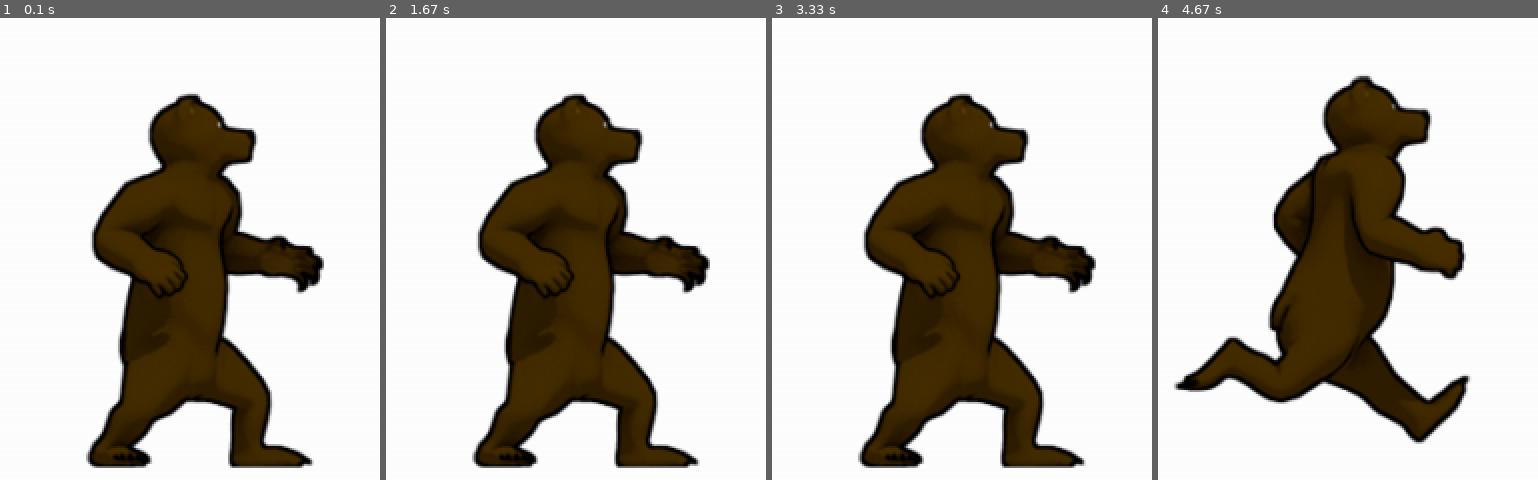
Above: before the commit, frames 1-4 (left to right).
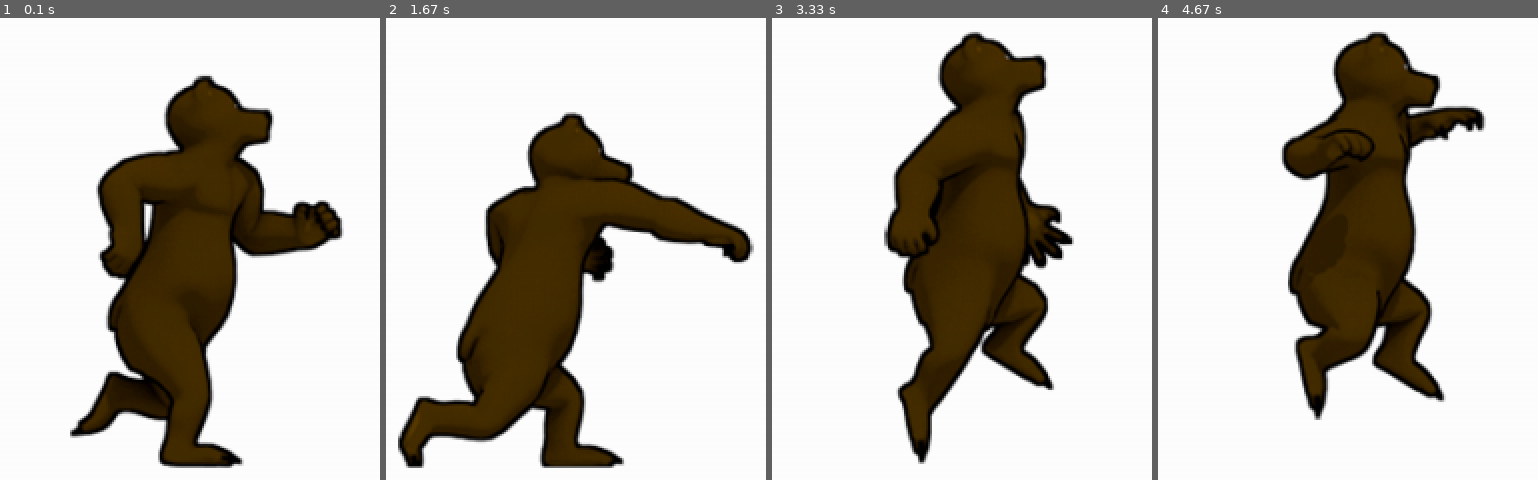
Above: after the commit, the same moments.

Repository: Kris1100/Yandex_PyGame_project
Game: pygame game, started from animation.py
The game is run twice, just before and just after one commit, with the same random seed, the same clock (stepped at 60 frames per second) and the same inputs.
Inputs:
- Up to frame 1 (0.1 s): no input
- Up to frame 2 (1.67 s): hold Up 0.33-0.8 s; hold Q 0.83-1.3 s; hold Right 0.83-1.3 s
- Up to frame 3 (3.33 s): hold Up 1.83-2.2 s; hold Right 2.23-2.87 s; hold Up 2.9-3.2 s
- Up to frame 4 (4.67 s): hold Up 3.73-4.1 s; hold Right from 4.13 s (still down)

The runs differ from the first frame. In frame 1, 21% of the frame differs, in the area x 18-91%, y 12-98%; in frame 2, 27%, in the area x 3-97%, y 16-98%; in frame 3, 23%; in frame 4, 21%.

Commit message:
i was wrong

Diff:
--- a/animation.py
+++ b/animation.py
@@ -14,10 +14,37 @@
 pygame.display.update()
 running = True
 is_running = False
-evtype = 0
 x = 50
-evkey = 0
 all_sprites = pygame.sprite.Group()
+
+
+def terminate():
+    pygame.quit()
+    sys.exit()
+
+
+clock = pygame.time.Clock()
+
+
+def start_screen():
+    intro_text = ["НАЧАТЬ ИГРУ",
+                  "ПРАВИЛА ИГРЫ",
+                  "НАСТРОЙКИ",
+                  "УРОВЕНЬ",
+                  "ВЫХОД"]
+
+    fon = pygame.transform.scale(load_image('fon.jpg'), (width, height))
+    screen.blit(fon, (0, 0))
+    font = pygame.font.Font(None, 30)
+    text_coord = 200
+    for line in intro_text:
+        string_rendered = font.render(line, 1, pygame.Color('white'))
+        intro_rect = string_rendered.get_rect()
+        text_coord += 10
+        intro_rect.top = text_coord
+        intro_rect.x = 10
+        text_coord += intro_rect.height
+        screen.blit(string_rendered, intro_rect)
 
 
 def load_image(name):
@@ -108,7 +135,7 @@
                     pygame.draw.rect(screen, pygame.Color('white'), (0, 0, width, height), 0)
                     screen.blit(bear_jump.image, bear_jump.rect)
                     bear_jump.update()
-                    clock.tick(15)
+                    clock.tick(10)
                     pygame.display.update()
                 pygame.draw.rect(screen, pygame.Color('white'), (0, 0, width, height), 0)
                 screen.blit(bear.image, bear.rect)
@@ -124,36 +151,35 @@
                 pygame.draw.rect(screen, pygame.Color('white'), (0, 0, width, height), 0)
                 screen.blit(bear.image, bear.rect)
                 pygame.display.update()
-            evtype = event.type
-            evkey = event.key
-        if event.type == pygame.KEYUP and (event.key == pygame.K_RIGHT):
-            evtype = 0
-            evkey = 0
-            pygame.draw.rect(screen, pygame.Color('white'), (0, 0, width, height), 0)
-            screen.blit(bear.image, bear.rect)
-            pygame.display.update()
-            is_running = False
-        if evtype == pygame.KEYDOWN and evkey == pygame.K_RIGHT:
-            is_running = True
-
-    while evtype == pygame.KEYDOWN and evkey == pygame.K_RIGHT:
+    for i in range(22 - 10):
         for event in pygame.event.get():
             if event.type == pygame.QUIT:
                 running = False
-            if event.type == pygame.KEYUP and (event.key == pygame.K_RIGHT):
-                evtype = 0
-                evkey = 0
-                pygame.draw.rect(screen, pygame.Color('white'), (0, 0, width, height), 0)
-                screen.blit(bear.image, bear.rect)
-                pygame.display.update()
-                is_running = False
+            if event.type == pygame.KEYDOWN:
+                if event.key == pygame.K_UP:
+                    for i in range(51 - 42):
+                        pygame.draw.rect(screen, pygame.Color('white'), (0, 0, width, height), 0)
+                        screen.blit(bear_jump.image, bear_jump.rect)
+                        bear_jump.update()
+                        clock.tick(10)
+                        pygame.display.update()
+                    pygame.draw.rect(screen, pygame.Color('white'), (0, 0, width, height), 0)
+                    screen.blit(bear.image, bear.rect)
+                    pygame.display.update()
+                if event.key == pygame.K_q:
+                    for i in range(31 - 23):
+                        pygame.draw.rect(screen, pygame.Color('white'), (0, 0, width, height), 0)
+                        screen.blit(bear_hit.image, bear_hit.rect)
+                        bear_hit.update()
+                        clock.tick(15)
+                        pygame.display.update()
+                    pygame.draw.rect(screen, pygame.Color('white'), (0, 0, width, height), 0)
+                    screen.blit(bear.image, bear.rect)
+                    pygame.display.update()
 
-        if not is_running:
-            break
-        for i in range(22 - 10):
-            bear_run.update()
-            pygame.draw.rect(screen, pygame.Color('white'), (0, 0, width, height), 0)
-            screen.blit(bear_run.image, bear_run.rect)
-            clock.tick(15)
-            pygame.display.update()
+        bear_run.update()
+        pygame.draw.rect(screen, pygame.Color('white'), (0, 0, width, height), 0)
+        screen.blit(bear_run.image, bear_run.rect)
+        clock.tick(15)
+        pygame.display.update()
 pygame.quit()
